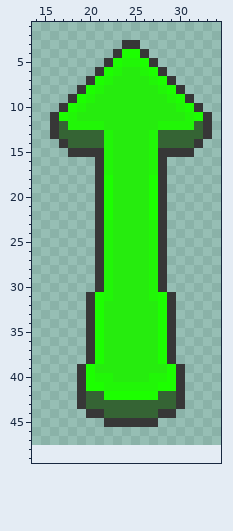
A pixel-art sprite gets an edit: assets/minecraft/textures/direction/0_degree.png. This is how it looked before the edit.
The file is 48x48 pixels. Shown: x 14..34, y 1..49. The old version is drawn lined up with the new one, on the new canvas.
After:
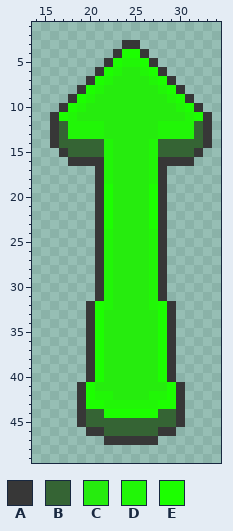
Palette (. is transparent): A #373737  B #356434  C #26ec0e  D #21f607  E #1cff00
Changes in this commit:
canvas 48x48 -> 50x50, the old top-left corner now at 1,0
y 13: x 18..22 BBBBD -> DDDDC; x 27..31 DBBBB -> CDDDD
y 14: x 16..17 .A -> AB; x 32..33 A. -> BA
y 15: x 17..21 .AAAA -> ABBBB; x 28..32 AAAA. -> BBBBA
y 16: x 18..20 ... -> AAA; x 29..31 ... -> AAA
y 18: x 22 E -> D; x 27 E -> D
y 23: x 22 D -> E; x 27 D -> E
y 31: x 20..21 AE -> .A; x 28..29 EA -> A.
y 32: x 22 C -> D; x 27 C -> D
y 39: x 19..21 AEC -> .AE; x 28..30 CEA -> EA.
y 40: x 19..22 AEDD -> .AEC; x 27..30 DDEA -> CEA.
y 41: x 21..28 EDDDDDDE -> CCCCCCCC
y 42: x 20..29 BBEEEEEEBB -> EDDCCCCDDE
y 43: x 20..29 BBBBBBBBBB -> EEDDDDDDEE
y 44: x 19..30 .AABBBBBBAA. -> ABBEEEEEEBBA
y 45: x 19..30 ...AAAAAA... -> ABBBBBBBBBBA
y 46: x 20..29 .......... -> AABBBBBBAA
y 47: x 22..27 ...... -> AAAAAA
Boxes around the changes in both pictures, in picture pixels (x1, y1, x2, y2):
changed: (50, 130, 113, 184)
changed: (149, 130, 212, 184)
changed: (104, 220, 113, 229)
changed: (149, 220, 158, 229)
changed: (86, 292, 113, 310)
changed: (149, 292, 176, 310)
changed: (77, 364, 185, 445)
